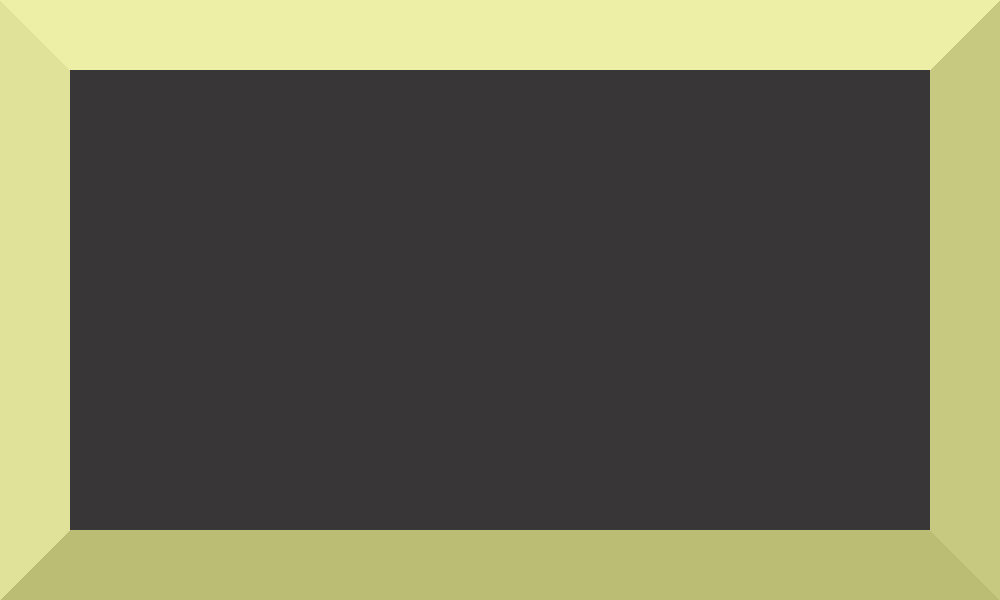
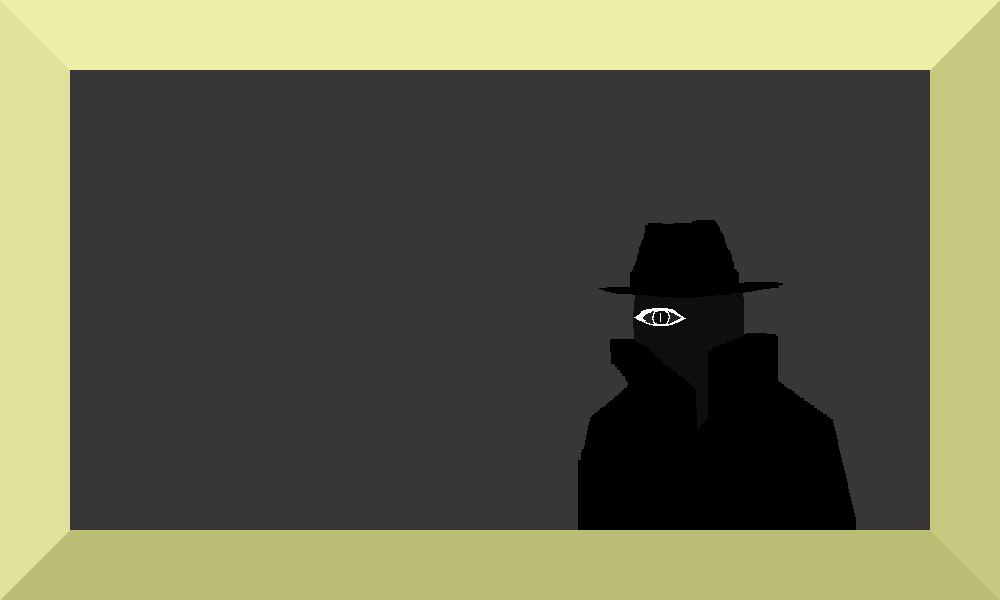
Two versions of the same layered image (1000x600). Layer-by-layer changes:
added layer "Background copy" above "Icon" over [578, 220, 856, 530]
